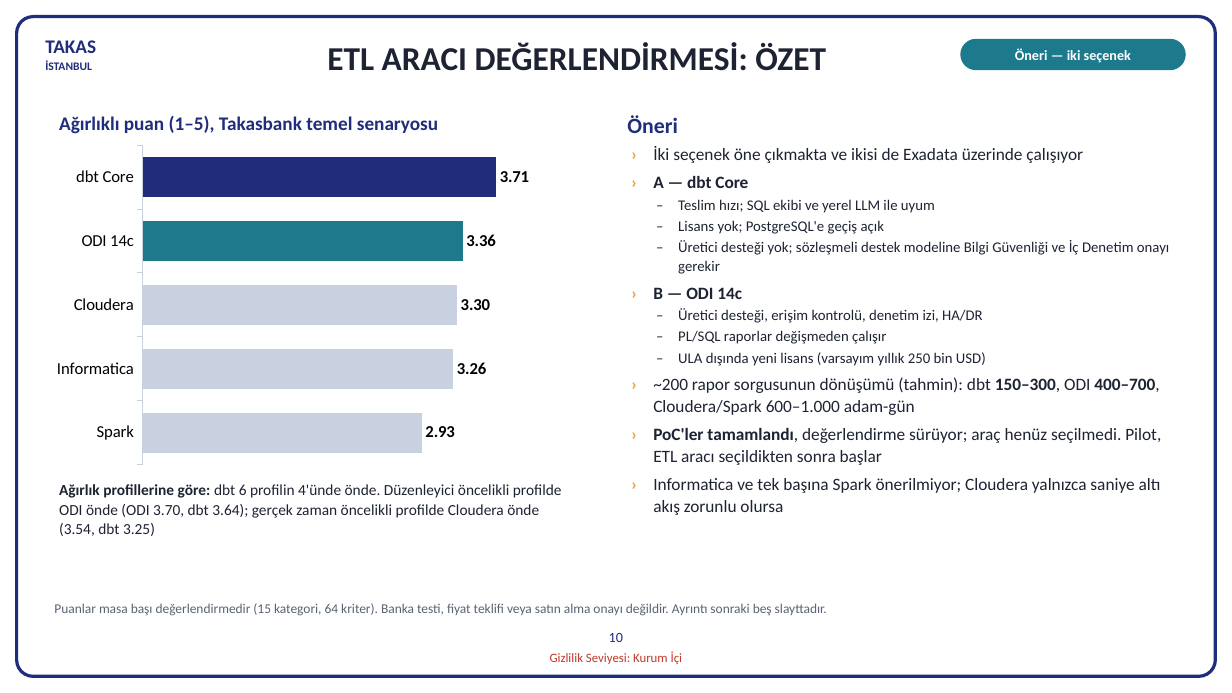
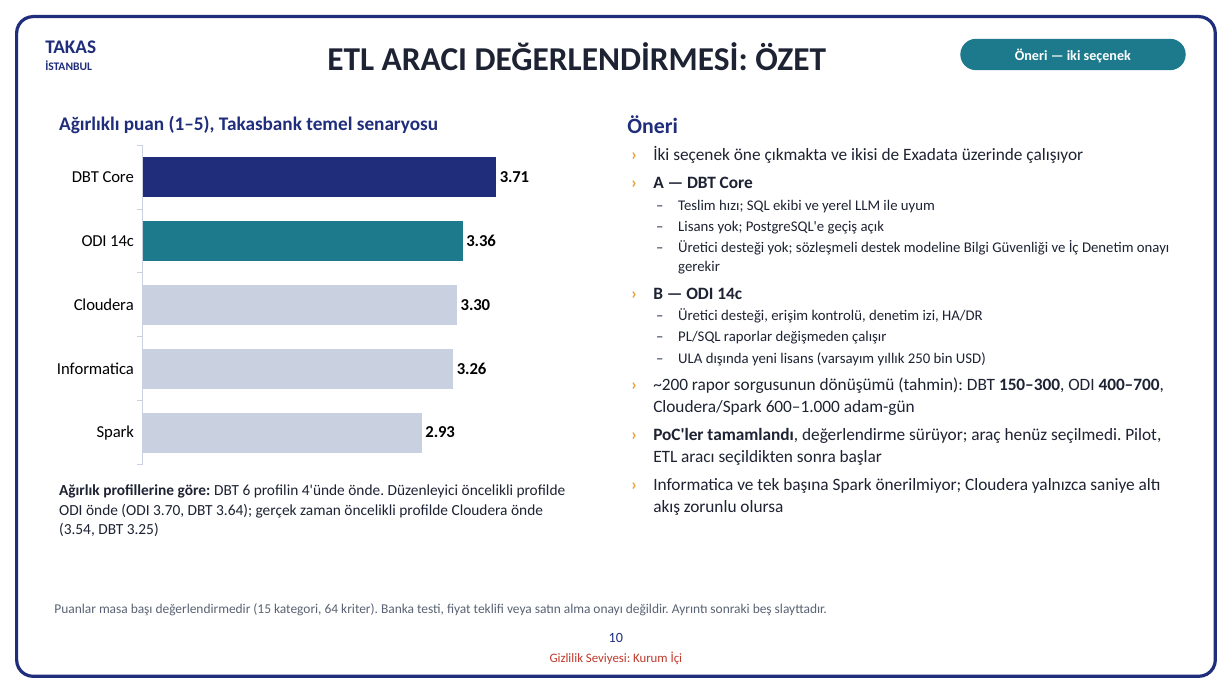
Before and after one commit to hanifidemirel0/Cursor-Projects, a slide deck: slide 10 of outputs/dwh-sunum-kasim-2026/5 - DWHSunum_Kasim2026.pptx. Drawn at 1232x693 pixels with LibreOffice and Linux fonts; fonts in the diff are those of the drawing. Boxes give left, top, right and bottom in pixels: in the first picture for what was removed or moved away, otherwise in the second. Text is boxed around its words. In the diff, an @@ line names an element or a change of style, - is before the commit and + after.

```diff
--- a/outputs/dwh-sunum-kasim-2026/5 - DWHSunum_Kasim2026.pptx
+++ b/outputs/dwh-sunum-kasim-2026/5 - DWHSunum_Kasim2026.pptx
@@ bar chart at (46,139,582,471) @@
-categories: Spark, Informatica, Cloudera, ODI 14c, dbt Core
+categories: Spark, Informatica, Cloudera, ODI 14c, DBT Core
@@ text at (653,176,753,188): text changed @@
-› A — dbt Core
+› A — DBT Core
@@ text at (653,377,1164,415): text changed @@
-› ~200 rapor sorgusunun dönüşümü (tahmin): dbt 150–300, ODI 400–700, Cloudera/Spark 600–1.000 adam-gün
+› ~200 rapor sorgusunun dönüşümü (tahmin): DBT 150–300, ODI 400–700, Cloudera/Spark 600–1.000 adam-gün
@@ text at (59,484,566,536): text changed @@
-Ağırlık profillerine göre: dbt 6 profilin 4'ünde önde. Düzenleyici öncelikli profilde ODI önde (ODI 3.70, dbt 3.64); gerçek zaman öncelikli profilde Cloudera önde (3.54, dbt 3.25)
+Ağırlık profillerine göre: DBT 6 profilin 4'ünde önde. Düzenleyici öncelikli profilde ODI önde (ODI 3.70, DBT 3.64); gerçek zaman öncelikli profilde Cloudera önde (3.54, DBT 3.25)
```
Also in this commit, not shown: 7 other slides changed, 2 other files.
